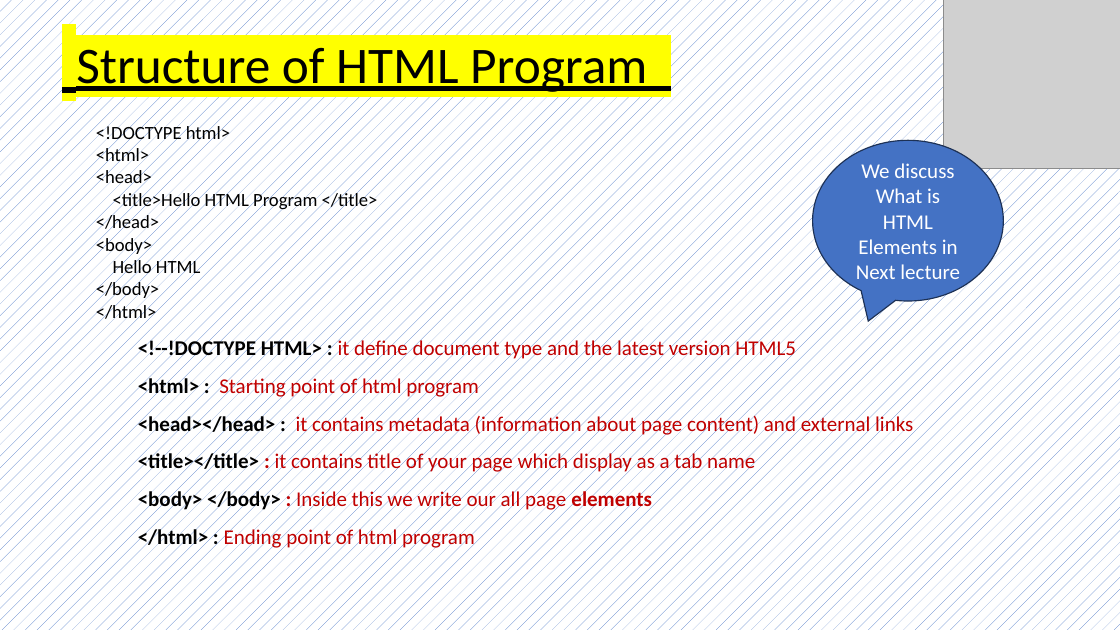
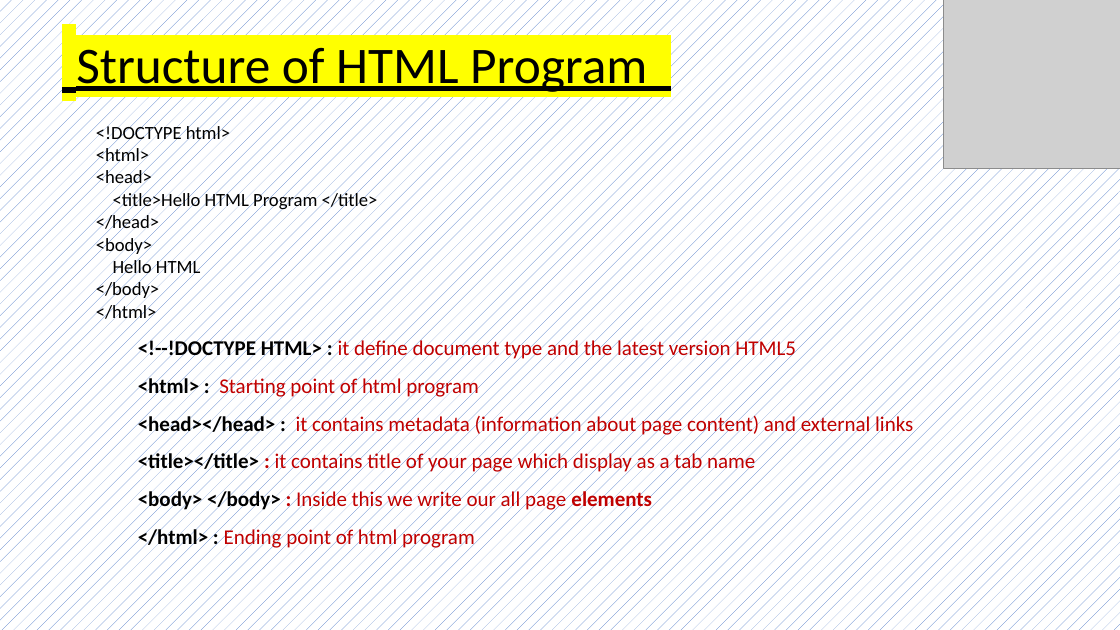
Before and after one commit to Pankajdas0025/Youtube-Tutorials-Notes, a slide deck: slide 5 of HTML Tutorial/Complete html tutorial notes.pptx (slide 6 before the commit). Drawn at 1120x630 pixels with LibreOffice and Linux fonts; fonts in the diff are those of the drawing; grey boxes stand for pictures. Boxes give left, top, right and bottom in pixels: in the first picture for what was removed or moved away, otherwise in the second. Text is boxed around its words. In the diff, an @@ line names an element or a change of style, - is before the commit and + after.

```diff
--- a/HTML Tutorial/Complete html tutorial notes.pptx
+++ b/HTML Tutorial/Complete html tutorial notes.pptx
@@ speech bubble removed at [812,140,1003,301] @@
-We discuss What is HTML Elements in Next lecture
```
Also in this commit, not shown: 1 other slide changed, 4 slides added, 2 slides removed, 1 other file.
